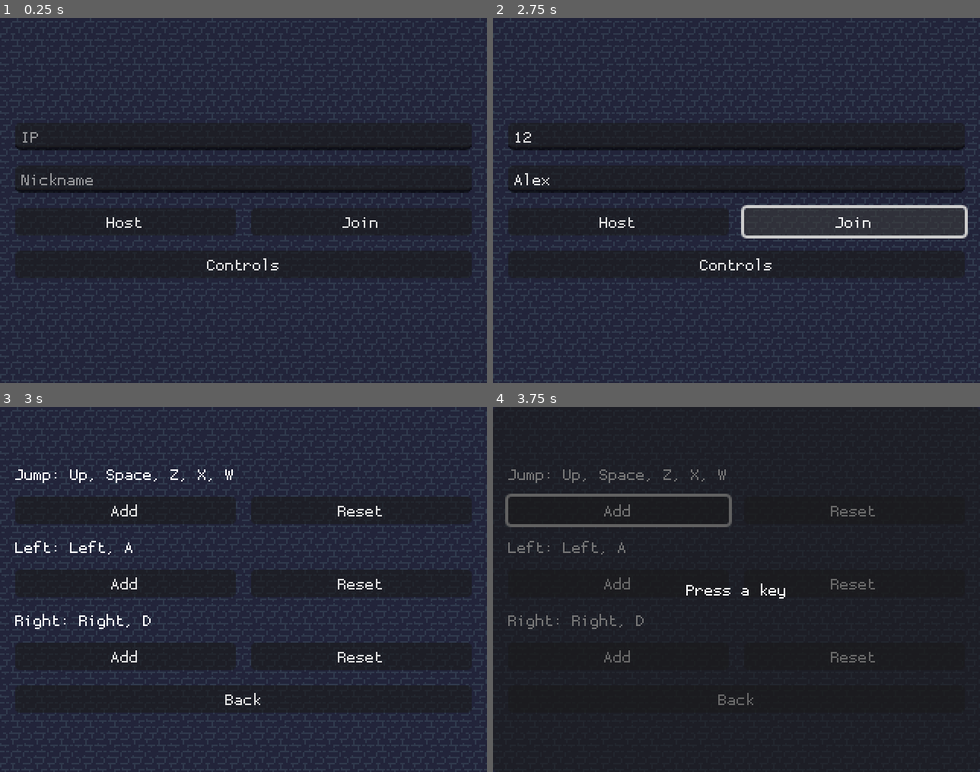
Above: before the commit, frames 1-4 (two rows, left to right).
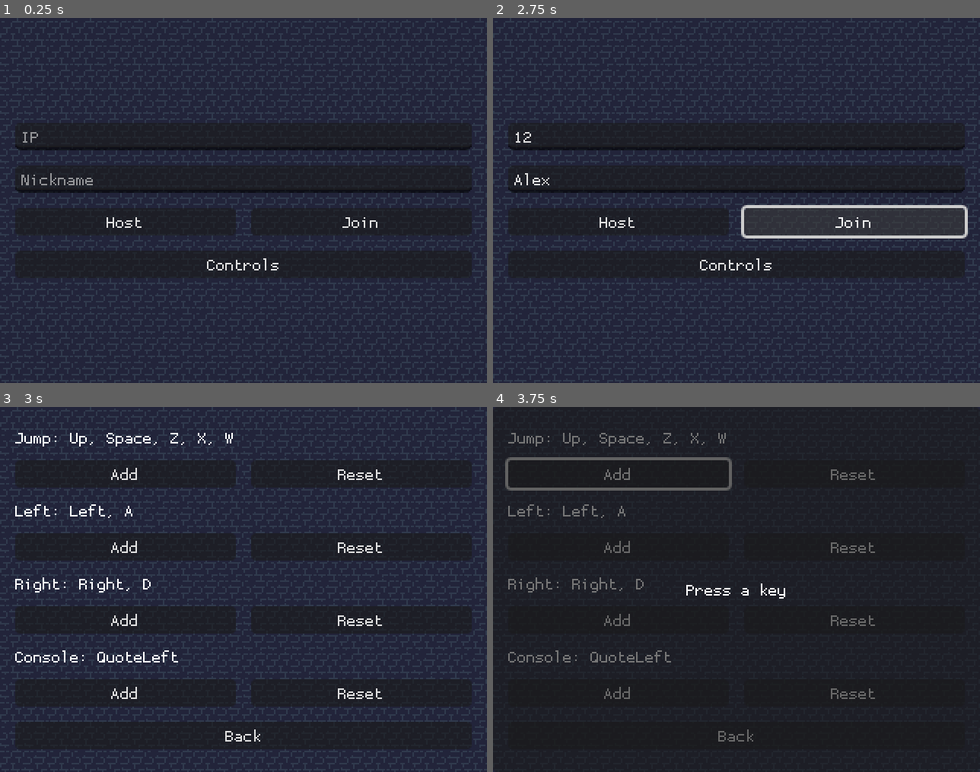
Above: after the commit, the same moments.

Repository: inv41idu53rn4m3/brick-impact
Game: Godot game, scene res://scenes/main.tscn
The game is run twice, just before and just after one commit, with the same random seed, the same clock (stepped at 60 frames per second) and the same inputs. The engine's default icon, where the game draws it, is replaced by a stand-in: a white triangle on a blue panel in a dark square.
Inputs (mouse positions are in pixels of both pictures, inside the frame that each line leads up to):
- Up to frame 1 (0.25 s): no input
- Up to frame 2 (2.75 s): click (736, 134) at 0.52 s; type "12" at 0.6 s; click (736, 178) at 0.75 s; type "Alex" at 0.83 s; click "Host" at 1.25 s; click "Join" at 2 s
- Up to frame 3 (3 s): click "Controls" at 2.75 s
- Up to frame 4 (3.75 s): click "Add" at 3.5 s

Frames 1-2 are identical in both runs. In frame 3, 13% of the frame differs, in the area x 3-97%, y 7-94%; in frame 4, 4.4%.

Commit message:
Make console accessible through a keybind

Diff:
--- a/project.godot
+++ b/project.godot
@@ -74,6 +74,11 @@
 "events": [Object(InputEventKey,"resource_local_to_scene":false,"resource_name":"","device":-1,"window_id":0,"alt_press …(195 unchanged characters)…
 ]
 }
+console={
+"deadzone": 0.2,
+"events": [Object(InputEventKey,"resource_local_to_scene":false,"resource_name":"","device":-1,"window_id":0,"alt_pressed":false,"shift_pressed":false,"ctrl_pressed":false,"meta_pressed":false,"pressed":false,"keycode":0,"physical_keycode":96,"key_label":0,"unicode":96,"location":0,"echo":false,"script":null)
+]
+}
 
 [physics]
 
--- a/scenes/console_menu.tscn
+++ b/scenes/console_menu.tscn
@@ -47,4 +47,5 @@
 caret_blink = true
 
 [connection signal="visibility_changed" from="." to="." method="_on_visibility_changed"]
+[connection signal="gui_input" from="PanelContainer/VBoxContainer/TextInput" to="." method="_on_text_input_gui_input"]
 [connection signal="text_submitted" from="PanelContainer/VBoxContainer/TextInput" to="." method="_on_text_submitted"]
--- a/scenes/controls_menu.tscn
+++ b/scenes/controls_menu.tscn
@@ -80,6 +80,24 @@
 size_flags_horizontal = 3
 text = "Reset"
 
+[node name="ConsoleLabel" type="Label" parent="MarginContainer/VBoxContainer"]
+layout_mode = 2
+text = "Console"
+
+[node name="HBoxContainer4" type="HBoxContainer" parent="MarginContainer/VBoxContainer"]
+layout_mode = 2
+theme_override_constants/separation = 10
+
+[node name="AddConsoleButton" type="Button" parent="MarginContainer/VBoxContainer/HBoxContainer4"]
+layout_mode = 2
+size_flags_horizontal = 3
+text = "Add"
+
+[node name="ResetConsoleButton" type="Button" parent="MarginContainer/VBoxContainer/HBoxContainer4"]
+layout_mode = 2
+size_flags_horizontal = 3
+text = "Reset"
+
 [node name="BackButton" type="Button" parent="MarginContainer/VBoxContainer"]
 layout_mode = 2
 text = "Back"
@@ -105,10 +123,12 @@
 layout_mode = 2
 text = "Press a key"
 
-[connection signal="button_down" from="MarginContainer/VBoxContainer/HBoxContainer/AddJumpButton" to="." method="_on_add_jump_button_down"]
-[connection signal="button_down" from="MarginContainer/VBoxContainer/HBoxContainer/ResetJumpButton" to="." method="_on_reset_jump_button_down"]
-[connection signal="button_down" from="MarginContainer/VBoxContainer/HBoxContainer2/AddLeftButton" to="." method="_on_add_left_button_down"]
-[connection signal="button_down" from="MarginContainer/VBoxContainer/HBoxContainer2/ResetLeftButton" to="." method="_on_reset_left_button_down"]
-[connection signal="button_down" from="MarginContainer/VBoxContainer/HBoxContainer3/AddRightButton" to="." method="_on_add_right_button_down"]
-[connection signal="button_down" from="MarginContainer/VBoxContainer/HBoxContainer3/ResetRightButton" to="." method="_on_reset_right_button_down"]
+[connection signal="button_down" from="MarginContainer/VBoxContainer/HBoxContainer/AddJumpButton" to="." method="_on_add_button_down" binds= ["jump"]]
+[connection signal="button_down" from="MarginContainer/VBoxContainer/HBoxContainer/ResetJumpButton" to="." method="_on_reset_button_down" binds= ["jump"]]
+[connection signal="button_down" from="MarginContainer/VBoxContainer/HBoxContainer2/AddLeftButton" to="." method="_on_add_button_down" binds= ["left"]]
+[connection signal="button_down" from="MarginContainer/VBoxContainer/HBoxContainer2/ResetLeftButton" to="." method="_on_reset_button_down" binds= ["left"]]
+[connection signal="button_down" from="MarginContainer/VBoxContainer/HBoxContainer3/AddRightButton" to="." method="_on_add_button_down" binds= ["right"]]
+[connection signal="button_down" from="MarginContainer/VBoxContainer/HBoxContainer3/ResetRightButton" to="." method="_on_reset_button_down" binds= ["right"]]
+[connection signal="button_down" from="MarginContainer/VBoxContainer/HBoxContainer4/AddConsoleButton" to="." method="_on_add_button_down" binds= ["console"]]
+[connection signal="button_down" from="MarginContainer/VBoxContainer/HBoxContainer4/ResetConsoleButton" to="." method="_on_reset_button_down" binds= ["console"]]
 [connection signal="button_down" from="MarginContainer/VBoxContainer/BackButton" to="." method="_on_back_button_down"]
--- a/src/console_menu.gd
+++ b/src/console_menu.gd
@@ -4,6 +4,11 @@
 @onready var console_history: RichTextLabel = $PanelContainer/VBoxContainer/MarginContainer/ConsoleHistory
 @onready var text_input: LineEdit = $PanelContainer/VBoxContainer/TextInput
 
+
+func _on_text_input_gui_input(event: InputEvent) -> void:
+	if event.is_action_pressed("exit"):
+		accept_event()
+		visible = false
 
 func _on_text_submitted(new_text: String) -> void:
 	console_history.add_text("> " + new_text + "\n")
--- a/src/controls_menu.gd
+++ b/src/controls_menu.gd
@@ -4,17 +4,19 @@
 @onready var jump_label: Label = $MarginContainer/VBoxContainer/JumpLabel
 @onready var left_label: Label = $MarginContainer/VBoxContainer/LeftLabel
 @onready var right_label: Label = $MarginContainer/VBoxContainer/RightLabel
+@onready var console_label: Label = $MarginContainer/VBoxContainer/ConsoleLabel
 @onready var input_wait_overlay: Panel = $InputWaitOverlay
 
 signal close_requested()
 
 # it's a hair ugly but it's convenient
-var label_definitions: Dictionary = {
+var label_definitions: Dictionary[String, Dictionary] = {
 	jump = {title = "Jump: "},
 	left = {title = "Left: "},
-	right = {title = "Right: "}
+	right = {title = "Right: "},
+	console = {title = "Console: "}
 }
-# "jump", "left", "right", or empty string (no I will not Enum)
+# "jump", "left", "right", "console", or empty string (no I will not Enum)
 var input_listen_mode: String = ""
 
 
@@ -22,9 +24,9 @@
 	label_definitions["jump"]["label"] = jump_label
 	label_definitions["left"]["label"] = left_label
 	label_definitions["right"]["label"] = right_label
-	update_label("jump")
-	update_label("left")
-	update_label("right")
+	label_definitions["console"]["label"] = console_label
+	for key: String in label_definitions:
+		update_label(key)
 
 
 func _input(event: InputEvent) -> void:
@@ -64,30 +66,13 @@
 	label_definitions[action].label.text = label_definitions[action].title + ", ".join(key_labels)
 
 
-func _on_add_jump_button_down() -> void:
-	input_listen_mode = "jump"
+func _on_add_button_down(action: String) -> void:
+	input_listen_mode = action
 	input_wait_overlay.visible = true
 
-func _on_add_left_button_down() -> void:
-	input_listen_mode = "left"
-	input_wait_overlay.visible = true
-
-func _on_add_right_button_down() -> void:
-	input_listen_mode = "right"
-	input_wait_overlay.visible = true
-
-
-func _on_reset_jump_button_down() -> void:
-	InputMap.action_erase_events("jump")
-	update_label("jump")
-
-func _on_reset_left_button_down() -> void:
-	InputMap.action_erase_events("left")
-	update_label("left")
-
-func _on_reset_right_button_down() -> void:
-	InputMap.action_erase_events("right")
-	update_label("right")
+func _on_reset_button_down(action: String) -> void:
+	InputMap.action_erase_events(action)
+	update_label(action)
 
 
 func _on_back_button_down() -> void:
--- a/src/main.gd
+++ b/src/main.gd
@@ -129,6 +129,8 @@
 		else:
 			# or simply quit game
 			quit()
+	elif event.is_action_pressed("console"):
+		menu.console.visible = true
 
 
 ### Networking related callbacks ###
--- a/src/menu.gd
+++ b/src/menu.gd
@@ -3,6 +3,7 @@
 
 @onready var connection_menu: ConnectionMenu = $ConnectionMenu
 @onready var controls_menu: Control = $ControlsMenu
+@onready var console: ConsoleMenu = $Console
 
 
 func _on_connection_menu_controls_requested() -> void:
